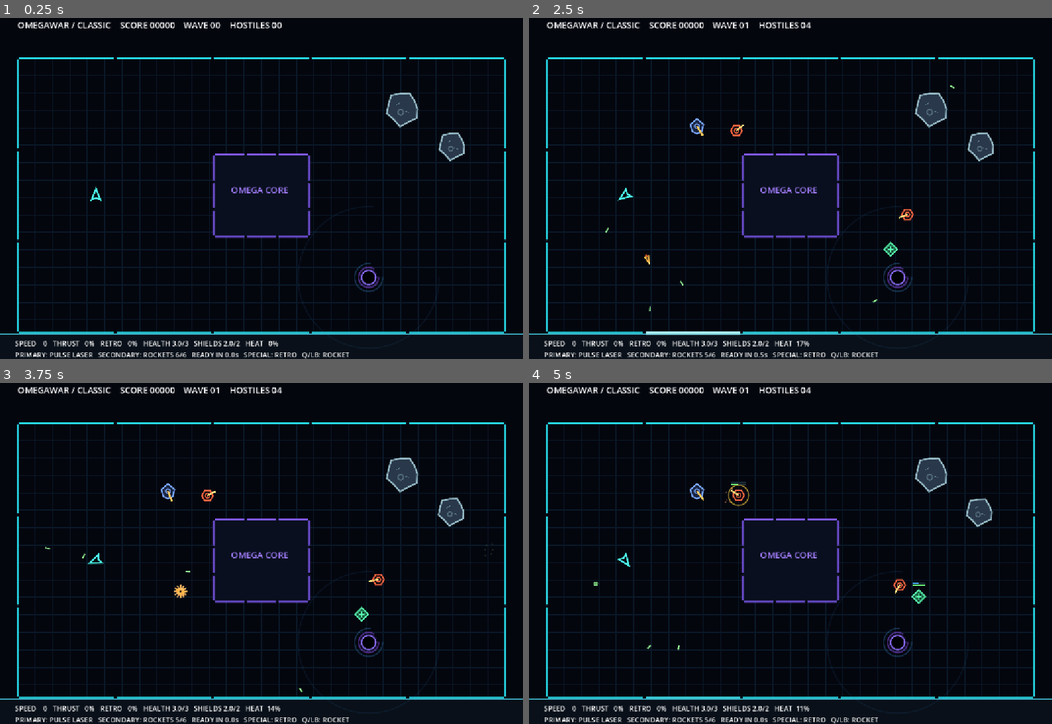
Above: before the commit, frames 1-4 (two rows, left to right).
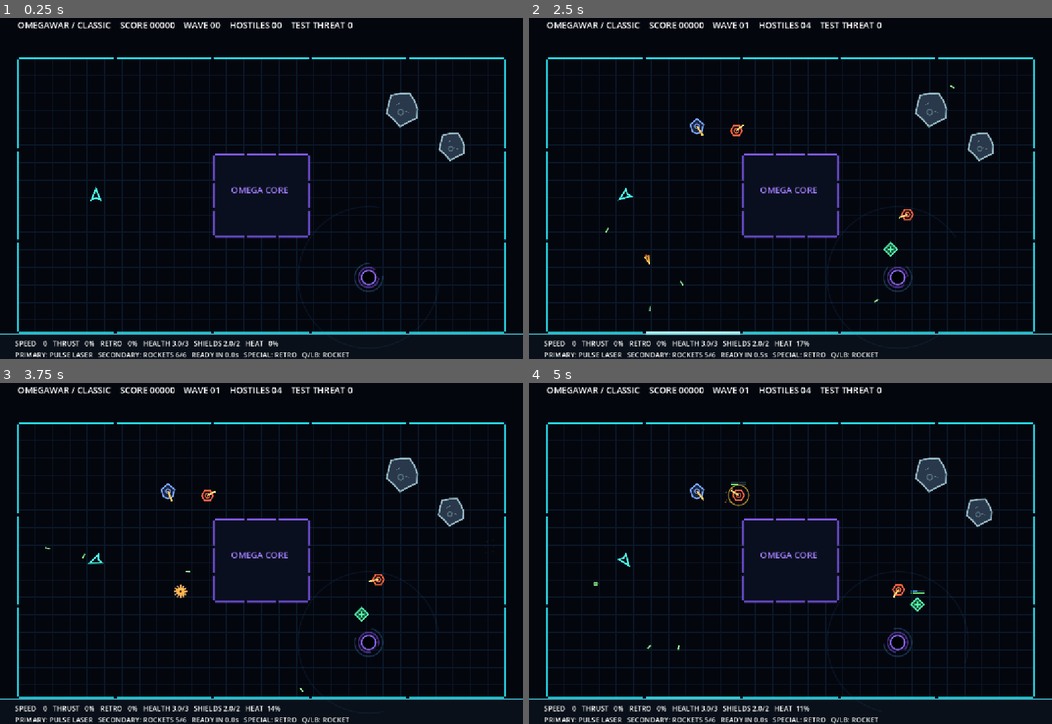
Above: after the commit, the same moments.

Repository: Jonty303/Project-OmegaWar
Game: Godot game, scene res://scenes/main.tscn
Same seed, same stepped clock (60 frames per second), same inputs: the game is played once before the commit and once after it.
Inputs (mouse positions are in pixels of both pictures, inside the frame that each line leads up to):
- Up to frame 1 (0.25 s): no input
- Up to frame 2 (2.5 s): tap Enter (ui_accept) at 0.5, 0.77, 2 s; move the mouse to (905, 168) at 0.52 s; hold D (turn_right) 0.53-1.25 s; hold Space (fire) 0.53-1.25 s; click (905, 168) at 0.67 s; drag from (685, 202) to (764, 253) at 1.27 s; move the mouse to (842, 106) at 2.02 s; hold D (turn_right) from 2.03 s (still down); hold Space (fire) from 2.03 s (still down); tap Q (fire_secondary) at 2.1 s
- Up to frame 3 (3.75 s): release D (turn_right) at 2.75 s; release Space (fire) at 2.75 s; drag from (235, 618) to (104, 498) at 2.77 s; move the mouse to (418, 601) at 3.52 s; hold A (turn_left) from 3.53 s (still down); hold Space (fire) from 3.53 s (still down)
- Up to frame 4 (5 s): tap Enter (ui_accept) at 3.77 s; release A (turn_left) at 4.25 s; release Space (fire) at 4.25 s; drag from (633, 498) to (712, 461) at 4.27 s

The runs differ from the first frame. In frame 1, 0.1% of the frame differs, in the area x 55-74%, y 1-77%; in frame 2, 0.2%; in frame 3, 0.2%; in frame 4, 0.4%, in the area x 55-76%, y 1-80%.

Commit message:
Apply gravity to ships and projectiles and auto-scale one enemy difficulty track per cleared wave

Diff:
--- a/scripts/game.gd
+++ b/scripts/game.gd
@@ -44,6 +44,39 @@
 var bonus_choices: Array[Dictionary] = []
 var bonus_active := false
 var upgrade_counts: Dictionary = {}
+# Four independent, deliberately simple automatic test-scaling tracks.
+const DIFFICULTY_OPTIONS := ["count", "damage", "speed", "health"]
+var difficulty_levels := {"count":0, "damage":0, "speed":0, "health":0}
+var last_difficulty := "NONE"
+const DIFFICULTY_PROJECTILE_FACTOR := 1.05
+const DIFFICULTY_HEALTH_STEP := 0.5
+
+func enemy_damage(base: float) -> float:
+	return base * pow(DIFFICULTY_PROJECTILE_FACTOR, int(difficulty_levels["damage"]))
+
+func enemy_shot_speed(base: float) -> float:
+	return base * pow(DIFFICULTY_PROJECTILE_FACTOR, int(difficulty_levels["speed"]))
+
+func increase_difficulty(category: String) -> bool:
+	if not difficulty_levels.has(category):
+		return false
+	difficulty_levels[category] += 1
+	match category:
+		"count":
+			last_difficulty = "+1 LOCAL DRONE"
+		"damage":
+			last_difficulty = "+5% ENEMY SHOT / MISSILE DAMAGE"
+		"speed":
+			last_difficulty = "+5% ENEMY SHOT / MISSILE SPEED"
+		"health":
+			last_difficulty = "+0.5 HULL HP TO ALL ENEMIES"
+	return true
+
+func scale_enemy_health(enemy: Node2D) -> void:
+	var bonus: float = float(difficulty_levels["health"]) * DIFFICULTY_HEALTH_STEP
+	enemy.max_health += bonus
+	enemy.health += bonus
+
 const CASCADE_SHARD_RANGE := 175.0
 const CASCADE_SHARD_SPEED := 360.0
 const CASCADE_SHARD_DAMAGE := 0.40
@@ -182,6 +215,8 @@
 	ship.shields = ship.max_shields
 	ship.secondary.ammo = mini(ship.secondary.MAX_AMMO, ship.secondary.ammo + ceili(ship.secondary.MAX_AMMO * 0.50))
 	ship.queue_redraw()
+	# Exactly ONE of four difficulty changes is selected per completed wave.
+	increase_difficulty(DIFFICULTY_OPTIONS.pick_random())
 	waiting_for_wave = true
 	wave_delay = 5.0
 	bonus_choices = Upgrades.offer(ship)
@@ -190,7 +225,7 @@
 		var count: int = int(upgrade_counts.get(choice["id"], 0))
 		var stack_label := "  (owned %d)" % count if count > 0 else ""
 		bonus_buttons[i].text = "%s%s\n%s" % [choice["title"], stack_label, choice["description"]]
-	bonus_title.text = "WAVE %02d COMPLETE  /  SELECT ONE UPGRADE" % wave
+	bonus_title.text = "WAVE %02d COMPLETE / PICK ONE UPGRADE\nNEXT WAVE: %s" % [wave, last_difficulty]
 	bonus_active = true
 	bonus_layer.visible = true
 	bonus_buttons[0].grab_focus()
@@ -279,6 +314,9 @@
 	bonus_layer.visible = false
 	bonus_choices.clear()
 	upgrade_counts.clear()
+	for category in DIFFICULTY_OPTIONS:
+		difficulty_levels[category] = 0
+	last_difficulty = "NONE"
 	game_over = false
 	dying = false
 	death_timer = 0.0
@@ -336,6 +374,7 @@
 	if paused or game_over or bonus_active:
 		return
 	sound_bus.advance(delta)
+	arena.advance_gravity(delta)
 	arena.advance_flashes(delta)
 	step_effects(delta)
 	arena.set_drone_bodies(enemies)
@@ -351,6 +390,7 @@
 			set_paused(true)
 		update_hud()
 		return
+	arena.pull_body(ship, delta)
 	ship.step(delta, arena)
 	if Input.is_action_pressed("fire"):
 		var volley: Array[Dictionary] = ship.weapon.fire(ship.position, Vector2.UP.rotated(ship.rotation))
@@ -362,6 +402,7 @@
 	if Input.is_action_just_pressed("fire_secondary"):
 		fire_player_rocket()
 	for enemy in enemies:
+		arena.pull_body(enemy, delta)
 		if enemy.is_repair_bot:
 			enemy.step_support(delta, enemies, arena)
 		else:
@@ -370,7 +411,7 @@
 				if enemy.is_missile_drone:
 					launch_enemy_homing_missile(enemy)
 				else:
-					spawn_shot(enemy.muzzle_position(), enemy.turret_direction() * 225.0, true)
+					spawn_shot(enemy.muzzle_position(), enemy.turret_direction() * enemy_shot_speed(225.0), true, enemy_damage(1.0))
 					sound_bus.play("pulse")
 				enemy.fired()
 	resolve_collisions()
@@ -554,6 +595,7 @@
 					break
 				if not shot.hostile:
 					alert_repair_bots_to_fire(shot.position, shot.velocity)
+				shot.velocity += arena.gravity_at(shot.position) * delta / float(steps)
 				arena.move_shot(shot, delta / float(steps))
 				if shot.dissolving:
 					break # Hit heavy asteroid cover: no damage or ricochet.
@@ -606,7 +648,9 @@
 		return
 	var missile := HomingMissile.new()
 	missile.position = origin
-	missile.velocity = enemy.turret_direction() * HomingMissile.SPEED
+	missile.cruise_speed = enemy_shot_speed(HomingMissile.SPEED)
+	missile.velocity = enemy.turret_direction() * missile.cruise_speed
+	missile.damage = enemy_damage(HomingMissile.DAMAGE)
 	missile.sync_visual_heading()
 	homing_missiles.append(missile)
 	add_child(missile)
@@ -623,6 +667,8 @@
 				missile.steer(delta, ship.position)
 			var substeps: int = maxi(1, int(ceil(missile.velocity.length() * delta / 3.0)))
 			for substep in range(substeps):
+				missile.velocity += arena.gravity_at(missile.position) * delta / float(substeps)
+				missile.sync_visual_heading()
 				var next: Vector2 = missile.position + missile.velocity * (delta / float(substeps))
 				# Missiles NEVER bounce: both the core and exterior walls
 				# count as barriers that trigger an immediate explosion.
@@ -727,6 +773,7 @@
 			# a ship, a dense rock, or a narrow section of arena wall.
 			var substeps: int = maxi(1, int(ceil(rocket.velocity.length() * delta / 3.0)))
 			for substep in range(substeps):
+				rocket.velocity += arena.gravity_at(rocket.position) * delta / float(substeps)
 				alert_repair_bots_to_fire(rocket.position, rocket.velocity)
 				arena.move_shot(rocket, delta / float(substeps))
 				if rocket.impact_pending:
@@ -826,17 +873,19 @@
 	wave_delay = 0.0
 	# Early mixed waves: two to three sentries, one long-range missile
 	# variant and one support bot. Preserve the original 3-5 hostiles.
-	for i in range(randi_range(2, 3)):
+	for i in range(randi_range(2, 3) + int(difficulty_levels["count"])):
 		var enemy := Enemy.new()
 		enemy.position = safe_position()
 		enemy.fire_timer = randf_range(1.5, 3.0)
 		enemy.turret_angle = randf_range(-PI, PI)
+		scale_enemy_health(enemy)
 		enemies.append(enemy)
 		add_child(enemy)
 
 	var standoff := LongRangeDrone.new()
 	standoff.position = safe_position(LongRangeDrone.COLLISION_RADIUS)
 	standoff.turret_angle = randf_range(-PI, PI)
+	scale_enemy_health(standoff)
 	enemies.append(standoff)
 	add_child(standoff)
 
@@ -860,6 +909,7 @@
 			break
 	if not found:
 		bot.position = safe_position(RepairBot.COLLISION_RADIUS)
+	scale_enemy_health(bot)
 	enemies.append(bot)
 	add_child(bot)
 	arena.set_drone_bodies(enemies)
@@ -878,7 +928,7 @@
 	sound_bus.play("rebound")
 
 func update_hud() -> void:
-	hud.text = "OMEGAWAR / CLASSIC    SCORE %05d    WAVE %02d    HOSTILES %02d" % [score, wave, enemies.size()]
+	hud.text = "OMEGAWAR / CLASSIC    SCORE %05d    WAVE %02d    HOSTILES %02d    TEST THREAT %d" % [score, wave, enemies.size(), int(difficulty_levels["count"]) + int(difficulty_levels["damage"]) + int(difficulty_levels["speed"]) + int(difficulty_levels["health"])]
 	var thrust: int = roundi(Input.get_action_strength("thrust") * 100.0)
 	var retro: int = roundi(maxf(Input.get_action_strength("special"), Input.get_action_strength("brake")) * 100.0)
 	status_hud.text = "SPEED %4.0f   THRUST %3d%%   RETRO %3d%%   HEALTH %.1f/%.0f   SHIELDS %.1f/%.0f   HEAT %3.0f%%\nPRIMARY: PULSE LASER   SECONDARY: ROCKETS %d/%d   READY IN %.1fs   SPECIAL: RETRO   Q/LB: ROCKET" % [
